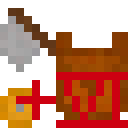
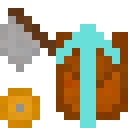
Layers edited between the first and the second (128, 128) image:
added layer "Ebene #10" above "Ebene #8" over [56,24,120,128]
hid "Ebene #7" over [16,72,128,128]
